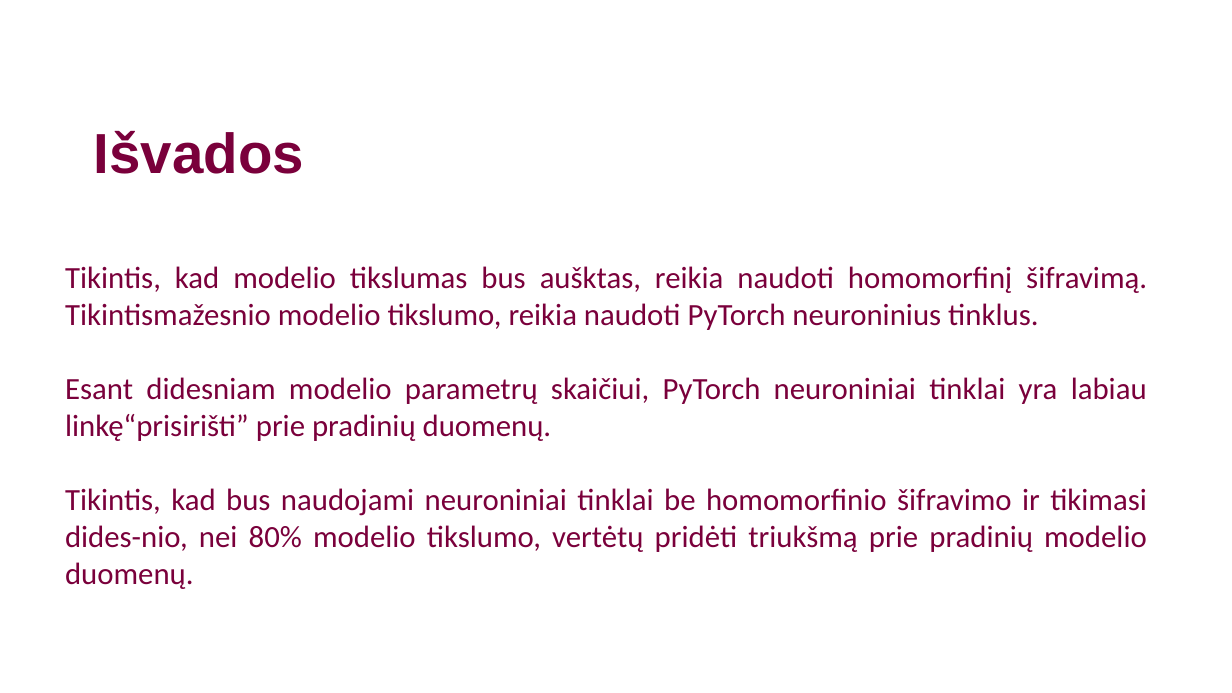
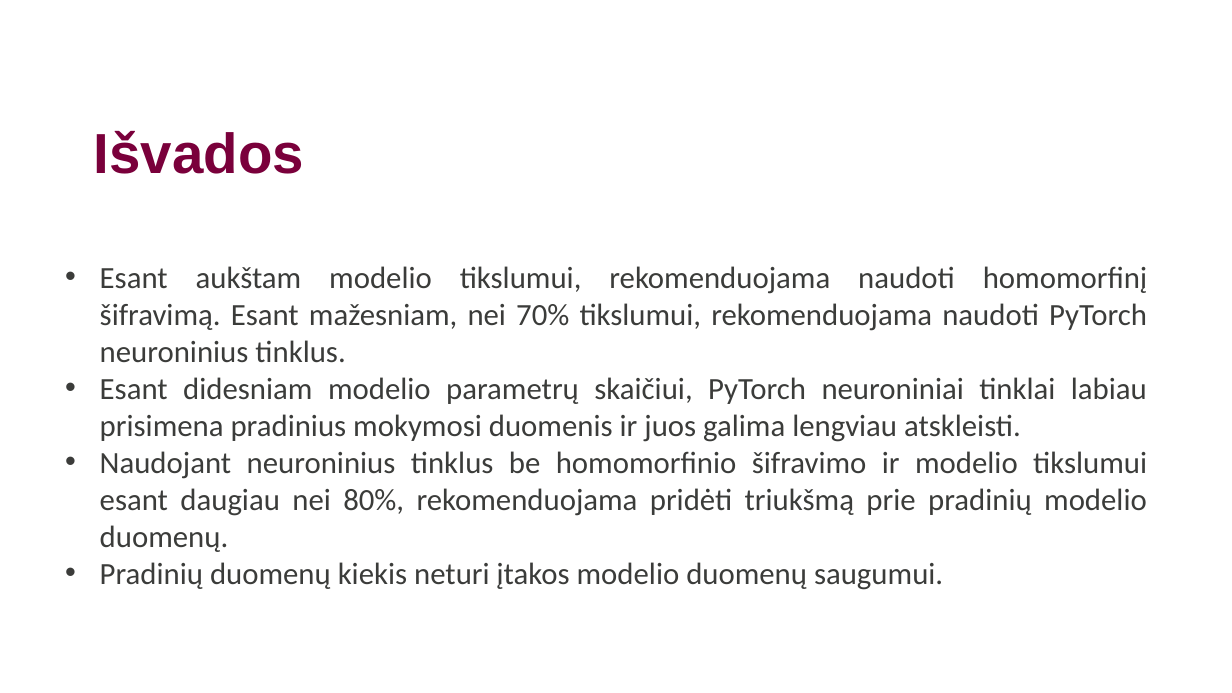
Before and after one commit to PauliusMilmantas/Bakalaurinis_darbas, a slide deck: slide 11 of Straipsnis/Pristatymas.pptx (slide 12 before the commit). Drawn at 1232x693 pixels with LibreOffice and Linux fonts; fonts in the diff are those of the drawing; background and template pictures are left out. Boxes give left, top, right and bottom in pixels: in the first picture for what was removed or moved away, otherwise in the second. Text is boxed around its words. In the diff, an @@ line names an element or a change of style, - is before the commit and + after.

```diff
--- a/Straipsnis/Pristatymas.pptx
+++ b/Straipsnis/Pristatymas.pptx
@@ text at bbox=[100, 266, 1147, 590]: text changed; text colour #7A003B to #3B3C3A @@
-Tikintis, kad modelio tikslumas bus aušktas, reikia naudoti homomorfinį šifravimą. Tikintismažesnio modelio tikslumo, reikia naudoti PyTorch neuroninius tinklus.
-Esant didesniam modelio parametrų skaičiui, PyTorch neuroniniai tinklai yra labiau linkę“prisirišti” prie pradinių duomenų.
-Tikintis, kad bus naudojami neuroniniai tinklai be homomorfinio šifravimo ir tikimasi dides-nio, nei 80% modelio tikslumo, vertėtų pridėti triukšmą prie pradinių modelio duomenų.
+• Esant aukštam modelio tikslumui, rekomenduojama naudoti homomorfinį šifravimą. Esant mažesniam, nei 70% tikslumui, rekomenduojama naudoti PyTorch neuroninius tinklus.
+• Esant didesniam modelio parametrų skaičiui, PyTorch neuroniniai tinklai labiau prisimena pradinius mokymosi duomenis ir juos galima lengviau atskleisti.
+• Naudojant neuroninius tinklus be homomorfinio šifravimo ir modelio tikslumui esant daugiau nei 80%, rekomenduojama pridėti triukšmą prie pradinių modelio duomenų.
+• Pradinių duomenų kiekis neturi įtakos modelio duomenų saugumui.
```
Also in this commit, not shown: 3 other slides changed, 1 slide added, 2 slides removed, 1 other file.
